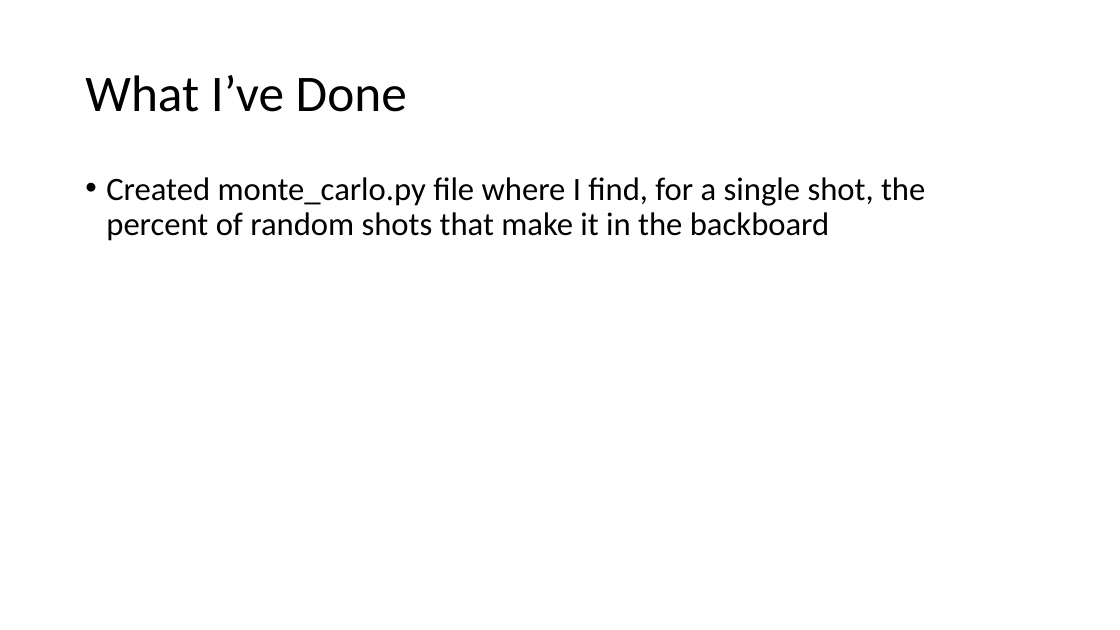
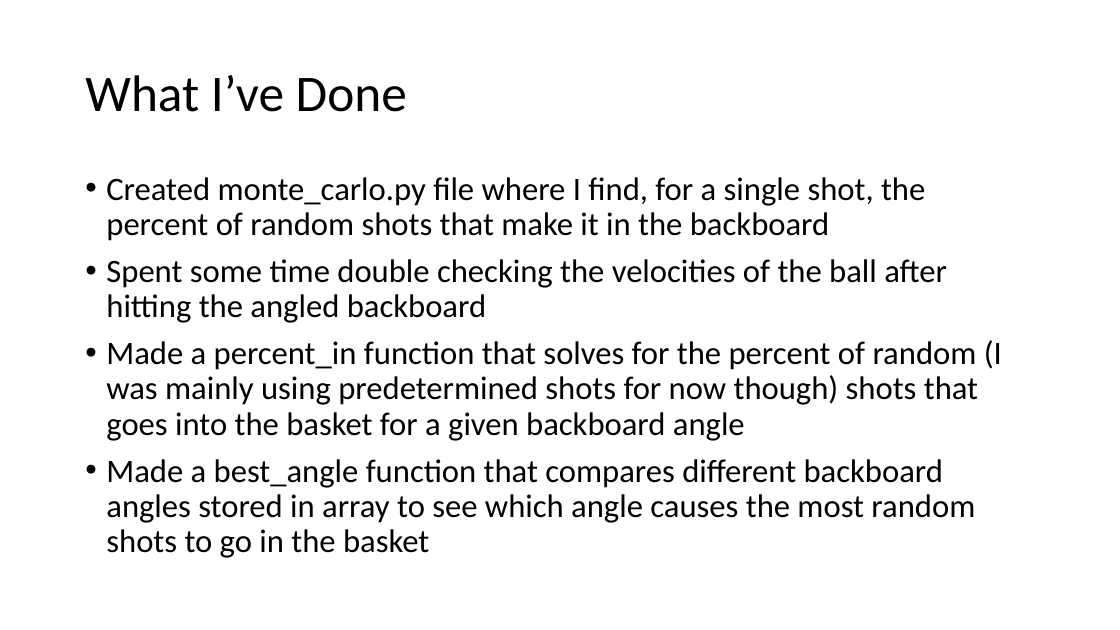
Before and after one commit to cawelch/hoop-never-misses, a slide deck: slide 2 of Weekly Presentations/Week 5.pptx. Drawn at 1120x630 pixels with LibreOffice and Linux fonts; fonts in the diff are those of the drawing. Boxes give left, top, right and bottom in pixels: in the first picture for what was removed or moved away, otherwise in the second. Text is boxed around its words. In the diff, an @@ line names an element or a change of style, - is before the commit and + after.

Commit message:
Worked on percent in function for different backboard angles and started to look at comparisons between backboard angles

```diff
--- a/Weekly Presentations/Week 5.pptx
+++ b/Weekly Presentations/Week 5.pptx
@@ text at bbox=[106, 259, 1002, 558]: paragraphs added @@
+• Spent some time double checking the velocities of the ball after hitting the angled backboard
+• Made a percent_in function that solves for the percent of random (I was mainly using predetermined shots for now though) shots that goes into the basket for a given backboard angle
+• Made a best_angle function that compares different backboard angles stored in array to see which angle causes the most random shots to go in the basket
```
Also in this commit, not shown: 3 other slides changed, 4 slides added, 1 slide removed, 9 other files.
